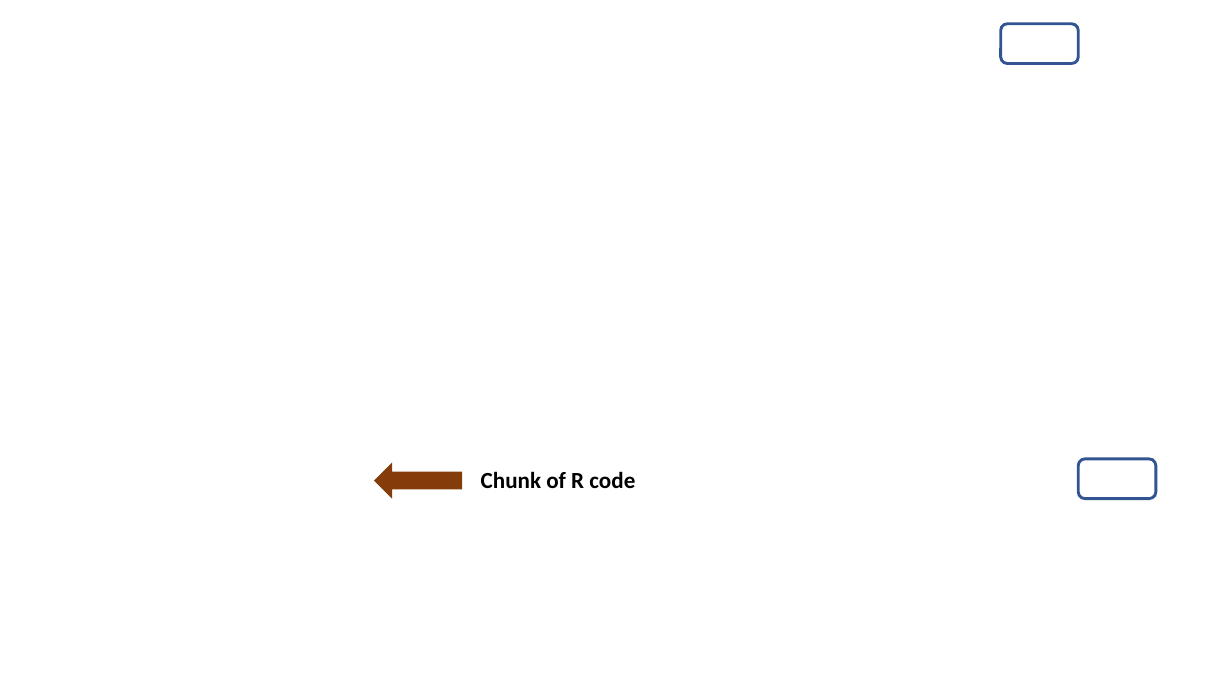
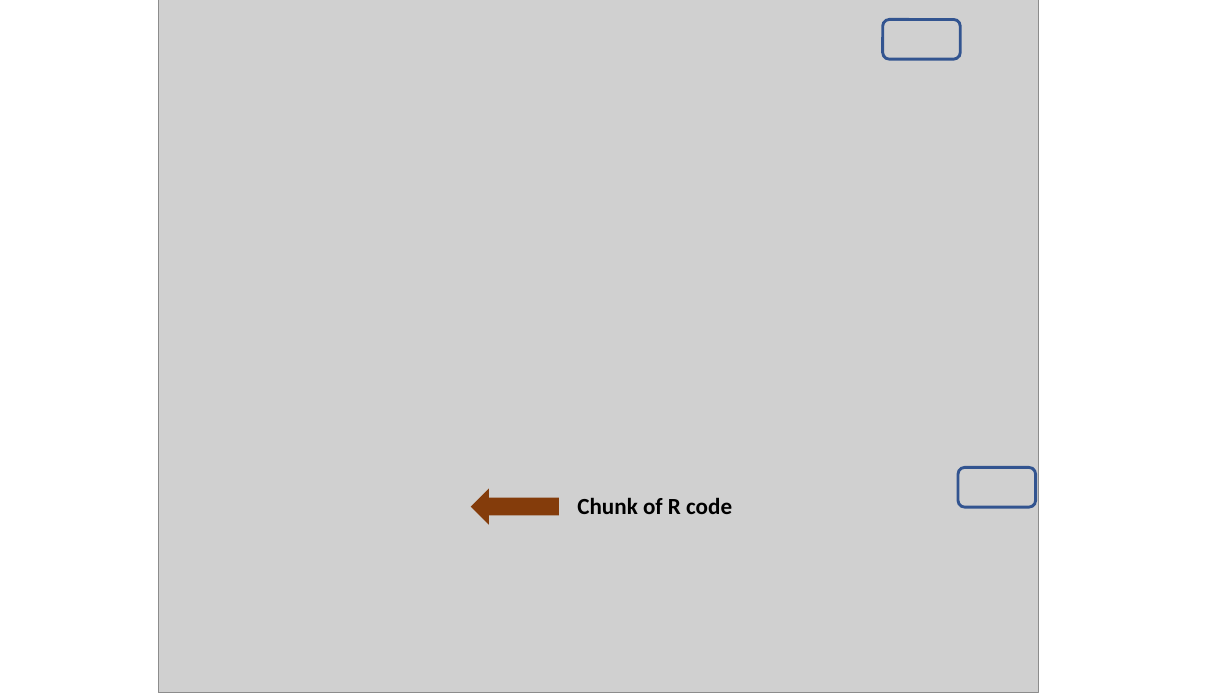
Before and after one commit to kirstenstark/colab_r_github, a slide deck: slide 5 of further_material/created_images.pptx (slide 4 before the commit). Drawn at 1232x693 pixels with LibreOffice and Linux fonts; fonts in the diff are those of the drawing; grey boxes stand for pictures; background and template pictures are left out. Boxes give left, top, right and bottom in pixels: in the first picture for what was removed or moved away, otherwise in the second. Text is boxed around its words. In the diff, an @@ line names an element or a change of style, - is before the commit and + after.

```diff
--- a/further_material/created_images.pptx
+++ b/further_material/created_images.pptx
@@ picture added at [158, 0, 1038, 693] @@
@@ rounded rectangle: place and size @@
-rounded rectangle at [1001, 24, 1079, 64]
+rounded rectangle at [883, 19, 960, 59]
@@ rounded rectangle: place and size @@
-rounded rectangle at [1079, 459, 1156, 499]
+rounded rectangle at [958, 468, 1036, 507]
@@ left arrow: place and size @@
-left arrow at [375, 464, 462, 497]
+left arrow at [471, 490, 558, 523]
@@ text "Chunk of R code": place and size @@
-text "Chunk of R code" at [481, 471, 635, 488]
+text "Chunk of R code" at [577, 497, 732, 514]
```
Also in this commit, not shown: 4 other slides changed, 1 slide added, 12 other files.
